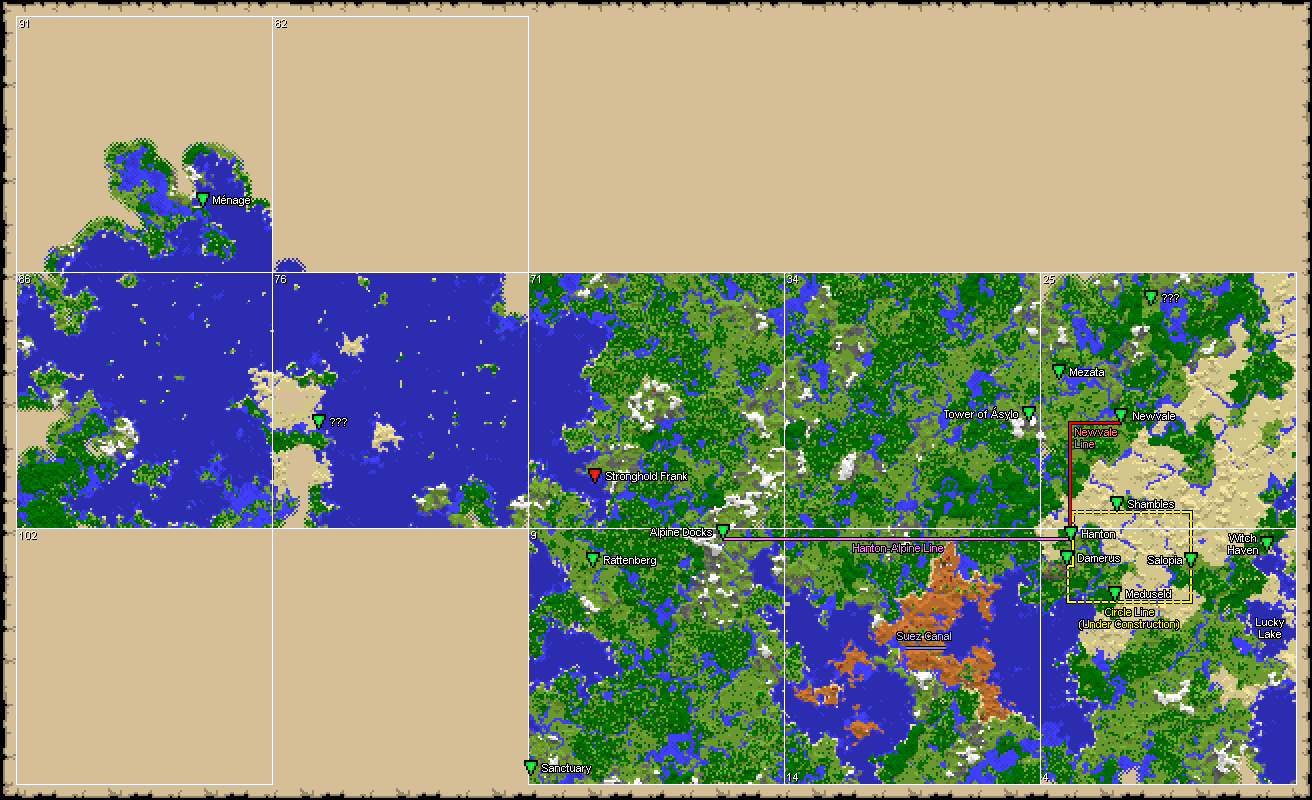
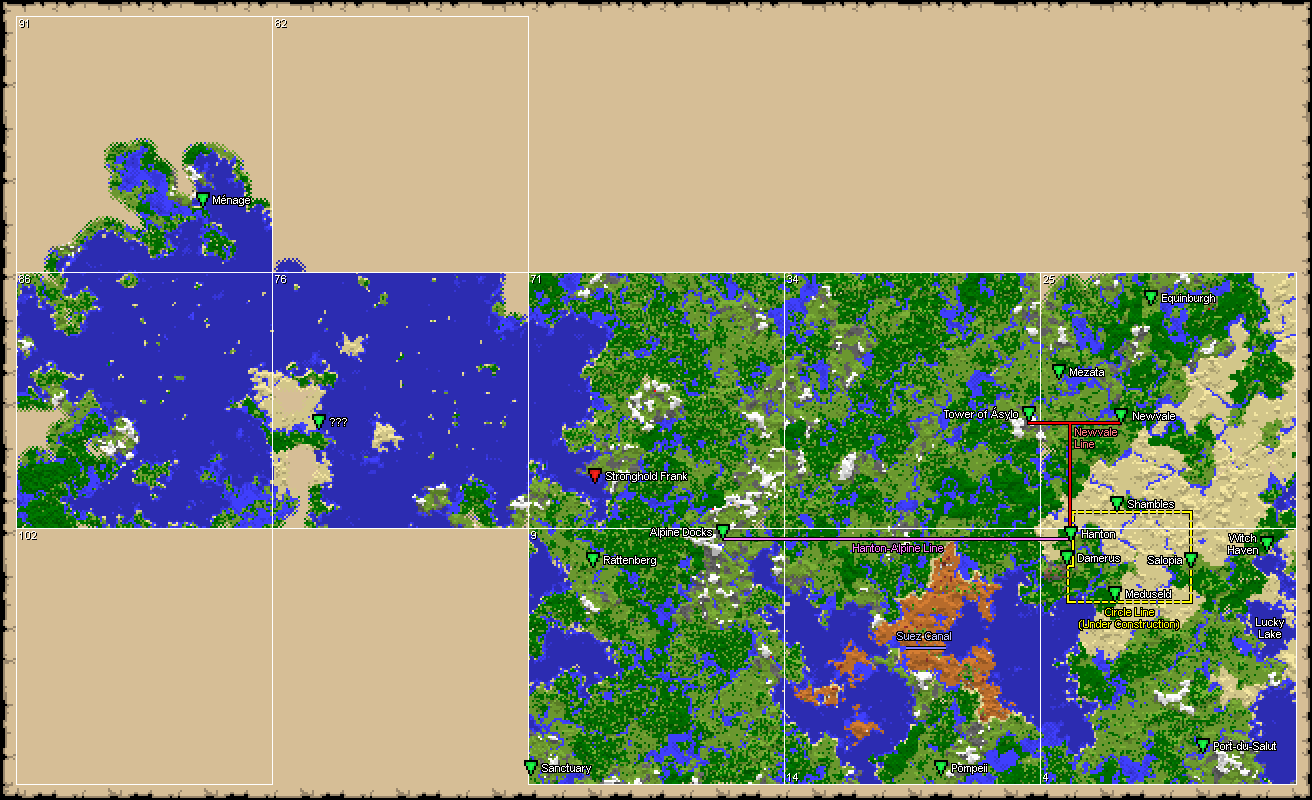
Layered file, before and after one edit (1312x800). Changes by layer:
painted on "Unnamed2" over [1162, 294, 1215, 304]
added layer "Pompeii" in group "Text" over [952, 764, 987, 774]
added layer "Port-du-Salut" in group "Text" over [1214, 742, 1276, 750]
painted on "Text Outline" over [785, 290, 1277, 775]
painted on "Custom Icons" over [785, 290, 1277, 776]
painted on "Line Graphics" over [1027, 419, 1069, 425]
moved "map_14.png" above "map_25.png", painted on it over [785, 612, 1040, 780]
moved "map_25.png" above "map_4.png", painted on it over [1040, 290, 1216, 462]
moved "map_4.png" above "map_102.png", painted on it over [1041, 548, 1277, 784]
